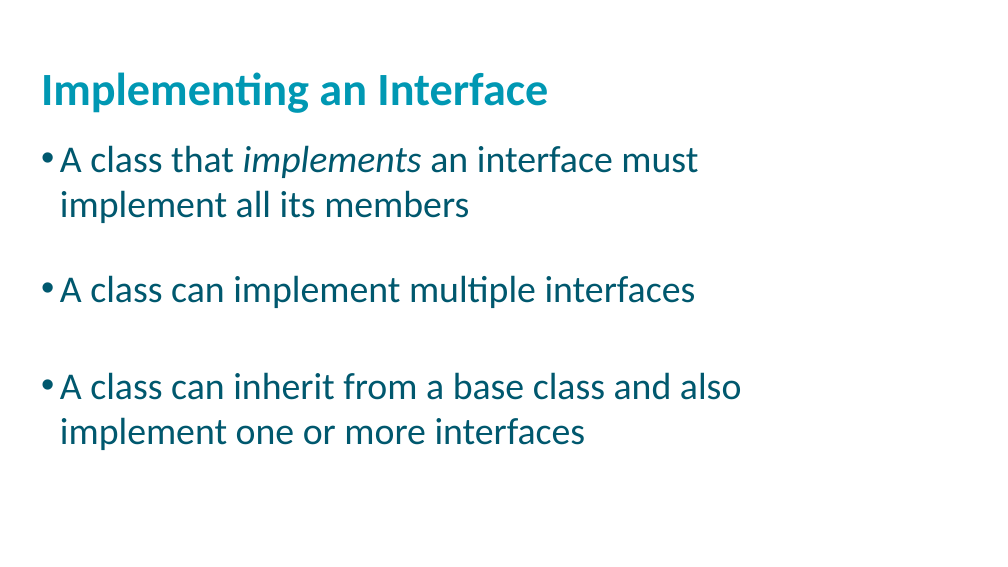
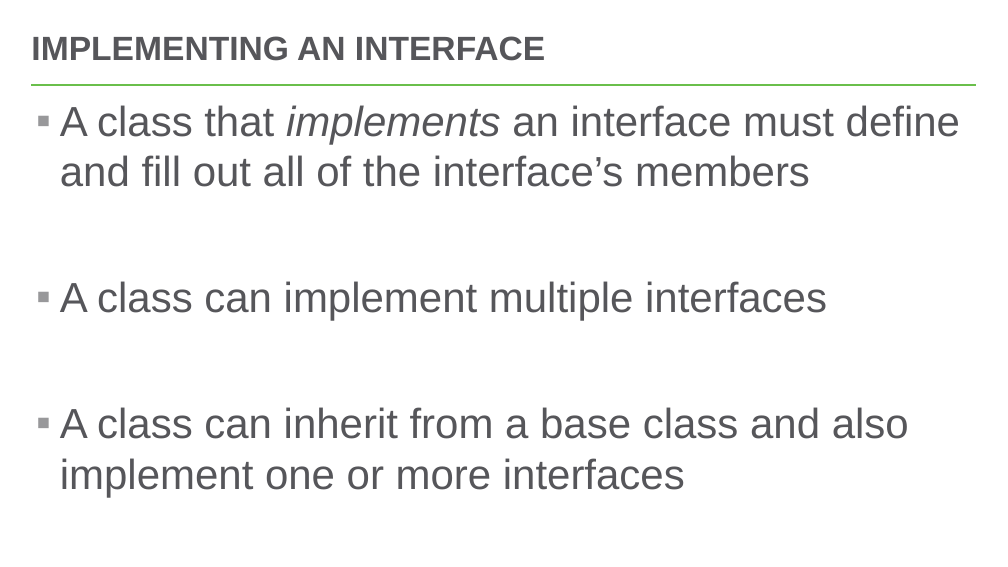
Before and after one commit to hytechclub/cs-102, a slide deck: slide 6 of Interfaces/Interfaces.pptx (slide 4 before the commit). Drawn at 1008x567 pixels with LibreOffice and Linux fonts; fonts in the diff are those of the drawing; background and template pictures are left out. Boxes give left, top, right and bottom in pixels: in the first picture for what was removed or moved away, otherwise in the second. Text is boxed around its words. In the diff, an @@ line names an element or a change of style, - is before the commit and + after.

Commit message:
update interfaces ppt

```diff
--- a/Interfaces/Interfaces.pptx
+++ b/Interfaces/Interfaces.pptx
@@ title "IMPLEMENTING AN INTERFACE" at bbox=[31, 36, 545, 61]: vertical alignment top to middle @@
@@ title at bbox=[31, 36, 545, 61]: text changed; size 44 to 32 pt; font Calibri to Arial; text colour #0098B2 to #56565A @@
-Implementing an Interface
+IMPLEMENTING AN INTERFACE
@@ line added from (32, 85) to (977, 85), #54C8E8 2.25 pt @@
@@ text added at bbox=[60, 105, 960, 497], 40 pt, text #56565A @@
+▪ A class that implements an interface must define and fill out all of the interface’s members
+▪ A class can implement multiple interfaces
+▪ A class can inherit from a base class and also implement one or more interfaces
@@ text removed at bbox=[60, 145, 698, 223] @@
-• A class that implements an interface must implement all its members
@@ text removed at bbox=[60, 275, 696, 308] @@
-• A class can implement multiple interfaces
@@ text removed at bbox=[60, 372, 741, 450] @@
-• A class can inherit from a base class and also implement one or more interfaces
```
Also in this commit, not shown: 8 other slides changed, 1 slide added.
